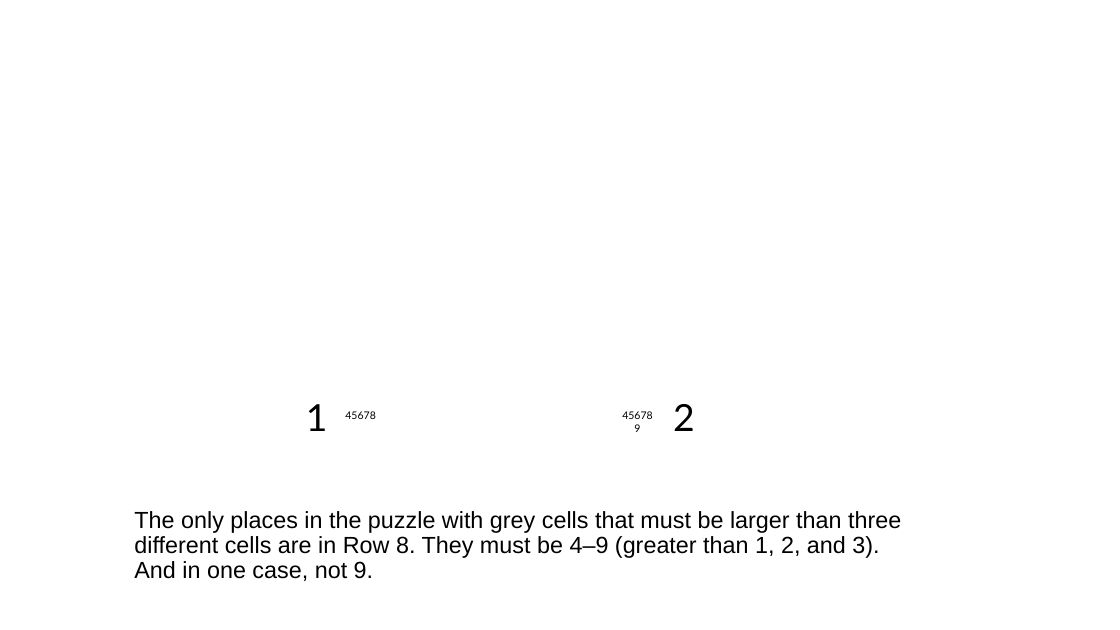
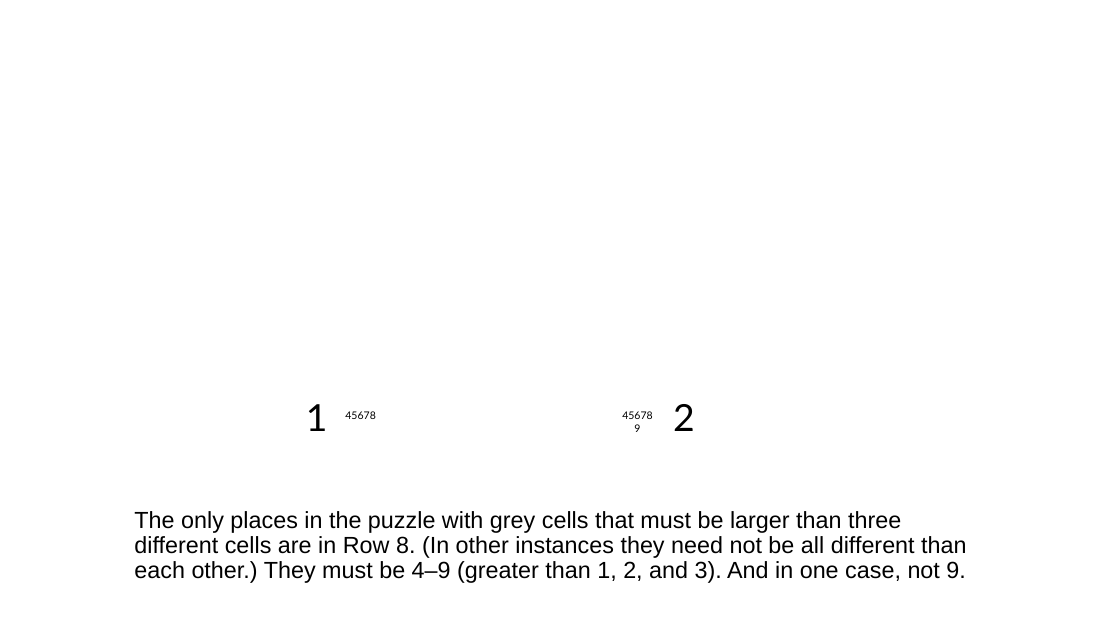
Before and after one commit to jhardis/WSJ_Number_Puzzles, a slide deck: slide 3 of 20260404_2.pptx. Drawn at 1120x630 pixels with LibreOffice and Linux fonts; fonts in the diff are those of the drawing; background and template pictures are left out. Boxes give left, top, right and bottom in pixels: in the first picture for what was removed or moved away, otherwise in the second. Text is boxed around its words. In the diff, an @@ line names an element or a change of style, - is before the commit and + after.

```diff
--- a/20260404_2.pptx
+++ b/20260404_2.pptx
@@ text at bbox=[134, 511, 966, 583]: text changed @@
-The only places in the puzzle with grey cells that must be larger than three different cells are in Row 8. They must be 4–9 (greater than 1, 2, and 3).
-And in one case, not 9.
+The only places in the puzzle with grey cells that must be larger than three different cells are in Row 8. (In other instances they need not be all different than each other.) They must be 4–9 (greater than 1, 2, and 3). And in one case, not 9.
```
Also in this commit, not shown: 12 other slides changed.
